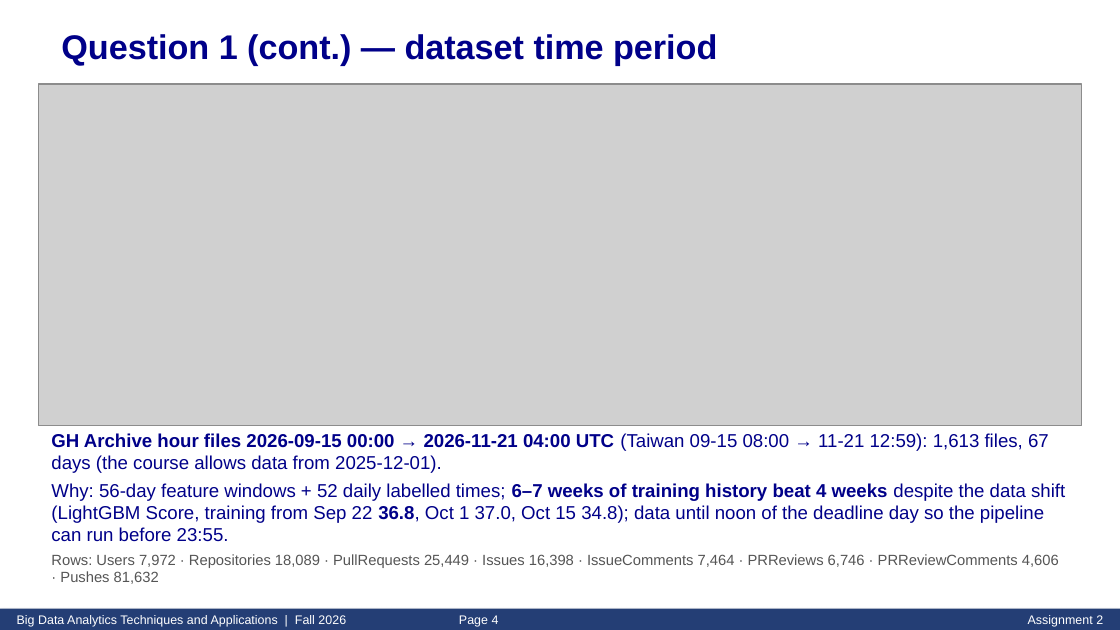
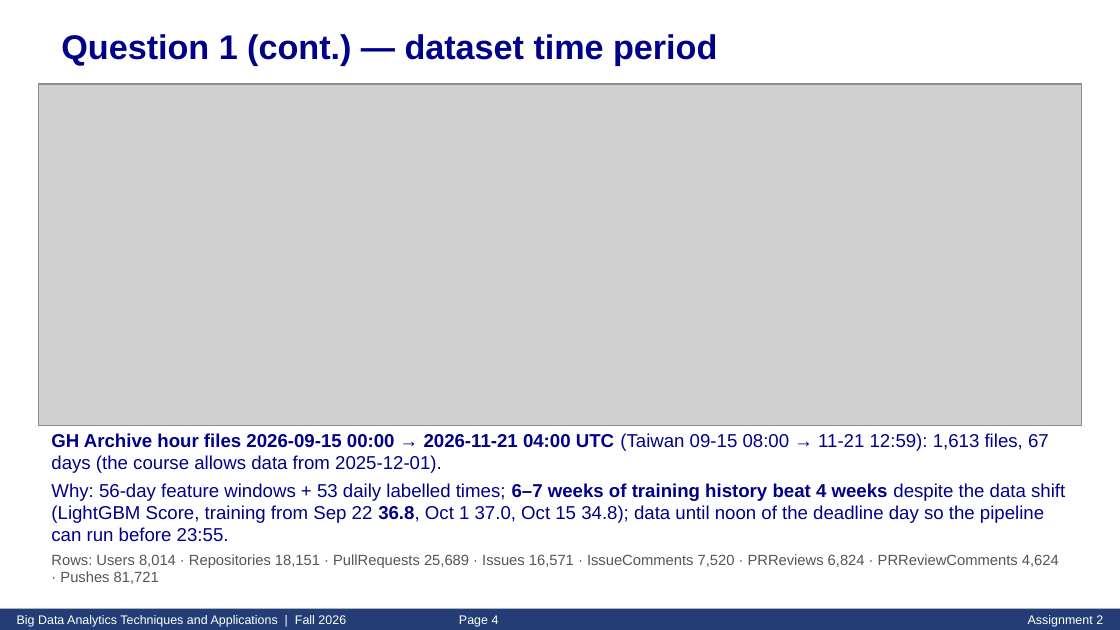
Before and after one commit to azamkhan555622848/LightGBM-and-the-graph-neural-network, a slide deck: slide 4 of slides/Asg2_413540002.pptx. Drawn at 1120x630 pixels with LibreOffice and Linux fonts; fonts in the diff are those of the drawing; grey boxes stand for pictures. Boxes give left, top, right and bottom in pixels: in the first picture for what was removed or moved away, otherwise in the second. Text is boxed around its words. In the diff, an @@ line names an element or a change of style, - is before the commit and + after.

```diff
--- a/slides/Asg2_413540002.pptx
+++ b/slides/Asg2_413540002.pptx
@@ text at (x1=51, y1=483, x2=1065, y2=584): text changed @@
-Why: 56-day feature windows + 52 daily labelled times; 6–7 weeks of training history beat 4 weeks despite the data shift (LightGBM Score, training from Sep 22 36.8, Oct 1 37.0, Oct 15 34.8); data until noon of the deadline day so the pipeline can run before 23:55.
-Rows: Users 7,972 · Repositories 18,089 · PullRequests 25,449 · Issues 16,398 · IssueComments 7,464 · PRReviews 6,746 · PRReviewComments 4,606 · Pushes 81,632
+Why: 56-day feature windows + 53 daily labelled times; 6–7 weeks of training history beat 4 weeks despite the data shift (LightGBM Score, training from Sep 22 36.8, Oct 1 37.0, Oct 15 34.8); data until noon of the deadline day so the pipeline can run before 23:55.
+Rows: Users 8,014 · Repositories 18,151 · PullRequests 25,689 · Issues 16,571 · IssueComments 7,520 · PRReviews 6,824 · PRReviewComments 4,624 · Pushes 81,721
```
Also in this commit, not shown: 4 other slides changed, 10 other files.
